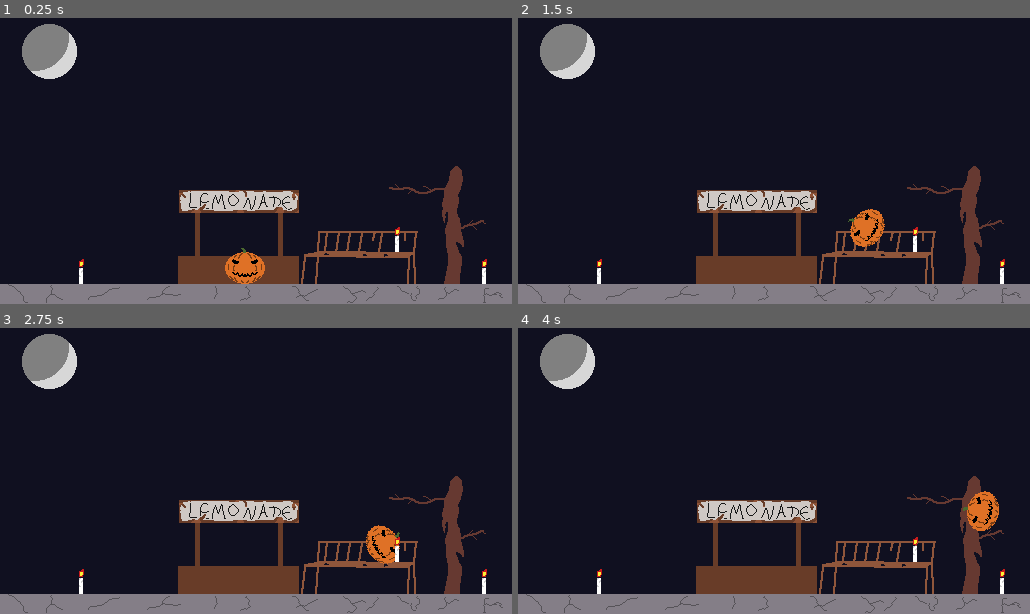
Above: before the commit, frames 1-4 (two rows, left to right).
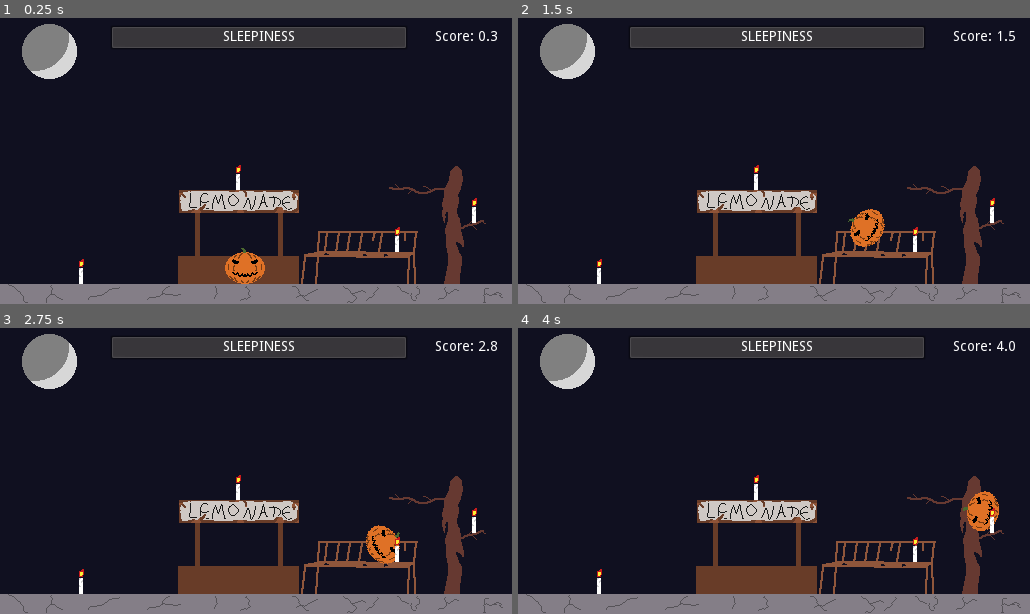
Above: after the commit, the same moments.

Repository: PietroCarrara/trijam-143
Game: Godot game, scene res://scenes/MainScene.tscn
Two runs of this game, one before a commit and one after it. Both use one fixed random seed, a clock stepped at 60 frames per second and the inputs below.
Inputs:
- Up to frame 1 (0.25 s): no input
- Up to frame 2 (1.5 s): tap Enter at 0.5 s; hold Space (fix) 0.53-1.28 s; hold Right (right) from 0.53 s (still down); tap Up (jump) at 0.77 s; tap Space (fix) at 1.35 s
- Up to frame 3 (2.75 s): tap Up (jump) at 1.52 s; release Right (right) at 2.03 s; hold Left (left) from 2.03 s (still down); hold Space (fix) from 2.03 s (still down)
- Up to frame 4 (4 s): release Left (left) at 2.78 s; release Space (fix) at 2.78 s; hold Right (right) from 2.78 s (still down); tap Space (fix) at 2.85 s; tap Up (jump) at 3.02, 3.77 s; hold Space (fix) from 3.53 s (still down)

The runs differ from the first frame. In frame 1, 4.6% of the frame differs, in the area x 21-98%, y 3-94%; in frame 2, 4.6%; in frame 3, 4.6%; in frame 4, 4.6%.

Commit message:
Add score/sleepiness level, implement game over

Diff:
--- a/scenes/MainScene.gd
+++ b/scenes/MainScene.gd
@@ -1,12 +1,32 @@
 extends Node2D
 
 onready var player = $Player
+onready var sleepinessBar: ProgressBar = $SleepBar
+onready var pointsLabel: Label = $PointsLabel
+onready var gameOverPopup: Popup = $GameOver
 onready var candles = get_tree().get_nodes_in_group("Candles")
 
+var sleepiness = 0
+var points = 0
+
 func _ready():
+	randomize()
 	for candle in candles:
 		candle.connect("fix_possible", self, "_on_fix_possible")
 		candle.connect("fix_impossible", self, "_on_fix_impossible")
+
+func _process(delta):
+	points += delta
+	pointsLabel.text = "Score: %.1f" % points
+
+	for candle in candles:
+		if !candle.isOn:
+			sleepiness += delta
+	sleepinessBar.value = sleepiness
+
+	if sleepiness >= sleepinessBar.max_value:
+		get_tree().paused = true
+		gameOverPopup.popup()
 
 func _on_fix_possible(candle, body):
 	if body == player:
@@ -15,3 +35,7 @@
 func _on_fix_impossible(candle, body):
 	if body == player:
 		player.cantFix(candle)
+
+func _on_Button_pressed():
+	get_tree().paused = false
+	get_tree().reload_current_scene()
--- a/scenes/MainScene.tscn
+++ b/scenes/MainScene.tscn
@@ -106,4 +106,82 @@
 [node name="Candle3" parent="." groups=[
 "Candles",
 ] instance=ExtResource( 2 )]
-position = Vector2( 483.904, 264.779 )
+position = Vector2( 473.859, 204.214 )
+
+[node name="Candle4" parent="." groups=[
+"Candles",
+] instance=ExtResource( 2 )]
+position = Vector2( 237.935, 170.859 )
+
+[node name="SleepBar" type="ProgressBar" parent="."]
+margin_left = 110.124
+margin_top = 21.3574
+margin_right = 408.124
+margin_bottom = 46.3574
+max_value = 75.0
+percent_visible = false
+__meta__ = {
+"_edit_use_anchors_": false
+}
+
+[node name="Label" type="Label" parent="SleepBar"]
+anchor_right = 1.0
+anchor_bottom = 1.0
+margin_right = 0.0679932
+margin_bottom = -1.90735e-06
+text = "Sleepiness"
+align = 1
+valign = 1
+uppercase = true
+__meta__ = {
+"_edit_use_anchors_": false
+}
+
+[node name="PointsLabel" type="Label" parent="."]
+margin_left = 417.898
+margin_top = 21.357
+margin_right = 497.898
+margin_bottom = 46.357
+align = 2
+valign = 1
+__meta__ = {
+"_edit_use_anchors_": false
+}
+
+[node name="GameOver" type="PopupPanel" parent="."]
+margin_left = 110.126
+margin_top = 97.39
+margin_right = 388.126
+margin_bottom = 177.39
+__meta__ = {
+"_edit_group_": true,
+"_edit_use_anchors_": false
+}
+
+[node name="VBoxContainer" type="VBoxContainer" parent="GameOver"]
+pause_mode = 2
+margin_left = 4.0
+margin_top = 4.0
+margin_right = 274.0
+margin_bottom = 76.0
+rect_pivot_offset = Vector2( 155, 51 )
+__meta__ = {
+"_edit_use_anchors_": false
+}
+
+[node name="Label" type="Label" parent="GameOver/VBoxContainer"]
+margin_right = 270.0
+margin_bottom = 48.0
+size_flags_vertical = 1
+text = "Oh no, I'm too tired to keep playing!
+Next halloween we'll have more fun,
+but for now it's back to pumpkin business."
+align = 1
+
+[node name="Button" type="Button" parent="GameOver/VBoxContainer"]
+margin_top = 52.0
+margin_right = 270.0
+margin_bottom = 72.0
+text = "Restart"
+
+[connection signal="pressed" from="GameOver/VBoxContainer/Button" to="." method="_on_Button_pressed"]
